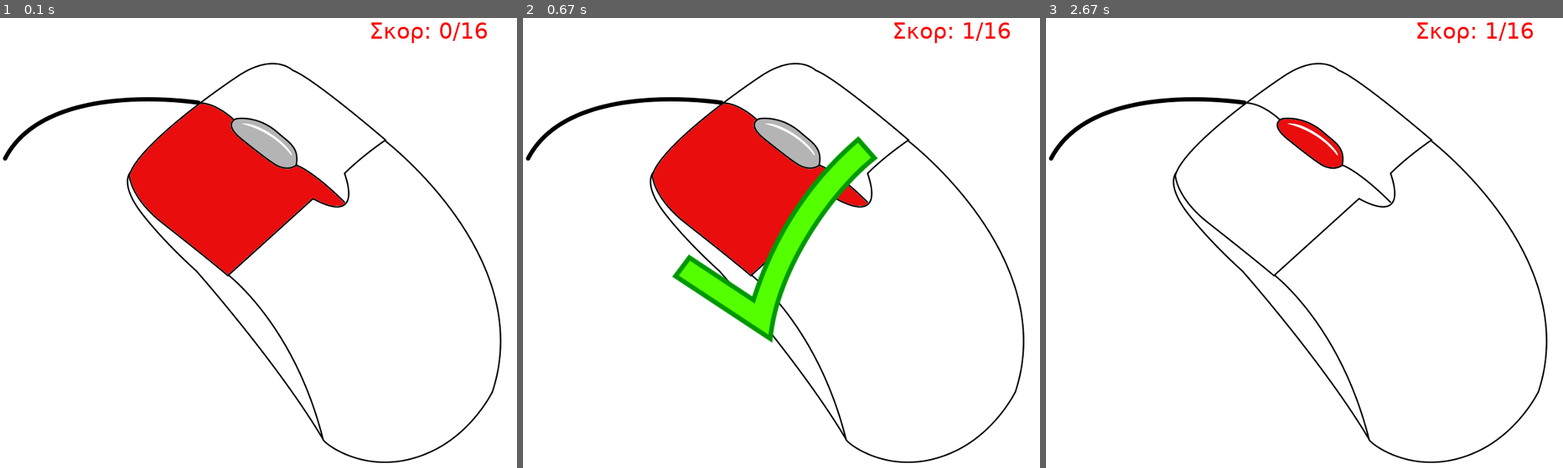
Above: before the commit, frames 1-3 (left to right).
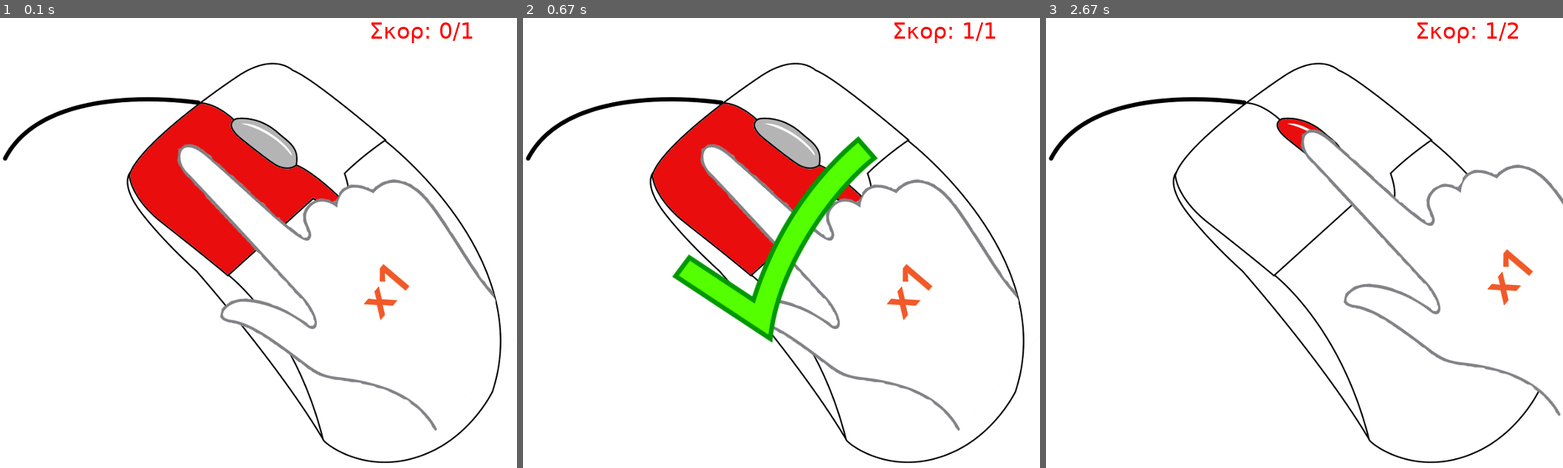
Above: after the commit, the same moments.

Repository: ale3andro/pygame-mouse-training
Game: pygame game, started from game.py
The game is run twice, just before and just after one commit, with the same random seed, the same clock (stepped at 60 frames per second) and the same inputs.
Inputs (mouse positions are in pixels of both pictures, inside the frame that each line leads up to):
- Up to frame 1 (0.1 s): no input
- Up to frame 2 (0.67 s): click (781, 247) at 0.38 s
- Up to frame 3 (2.67 s): no input

The runs differ from the first frame. In frame 1, 3.5% of the frame differs, in the area x 34-96%, y 0-92%; in frame 2, 3.0%; in frame 3, 2.5%.

Commit message:
Αλλαγή του σκορ ώστε να μην δείχνει το μέγιστο σκορ αλλά τον αριθμό της τρέχουσας πρόκλησης (challenge)

Diff:
--- a/game.py
+++ b/game.py
@@ -8,9 +8,9 @@
 
 windowsize = (700,700)
 
-def printScore(screen, cur_score, max_score):
+def printScore(screen, cur_score, cur_item):
     textfont = pygame.font.SysFont("Ubuntu", 30)
-    thetext = textfont.render(u"Σκορ: " + str(cur_score) + "/" + str(max_score), True, (255, 0, 0), (255, 255, 255))
+    thetext = textfont.render(u"Σκορ: " + str(cur_score) + "/" + str(cur_item+1), True, (255, 0, 0), (255, 255, 255))
     screen.blit(thetext, (500, 40))
 
 def main():
@@ -32,14 +32,13 @@
     screen.blit(mouse_images[mygame.get_item()], (0,0))
 
     cur_score = 0
-    max_score = mygame.get_items_count()
-    printScore(screen, cur_score, max_score)
+    printScore(screen, cur_score, mygame.get_item_index())
 
     endscreenshown = False
 
     while 1:
         pygame.display.update()
-        printScore(screen, cur_score, max_score)
+        printScore(screen, cur_score, mygame.get_item_index())
         for event in pygame.event.get():
             if event.type == QUIT:
                 pygame.quit()
--- a/gameclass.py
+++ b/gameclass.py
@@ -11,6 +11,9 @@
     def get_item(self):
         return self.sequence[self.sequence_index]
 
+    def get_item_index(self):
+        return self.sequence_index
+
     def get_next_item(self):
         if self.sequence_index+1 == self.sequence_length:
             self.sequence_index = 0
Not shown, changed: README.md
Binary file changed: images/mouse1.png
Binary file added: images/mouse1a.png
Binary file changed: images/mouse2.png
Binary file added: images/mouse2a.png
Binary file changed: images/mouse3.png
Binary file added: images/mouse3a.png
